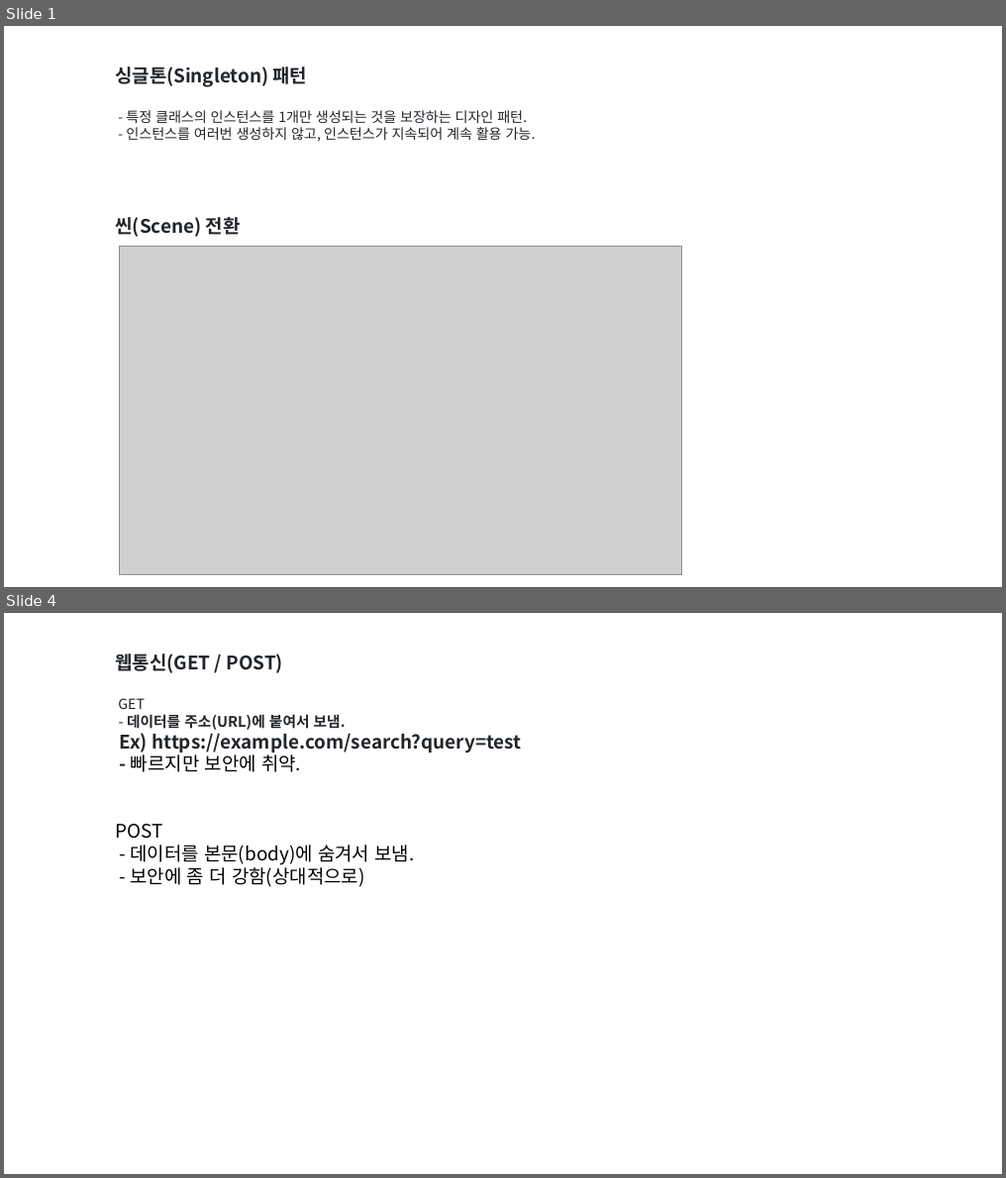
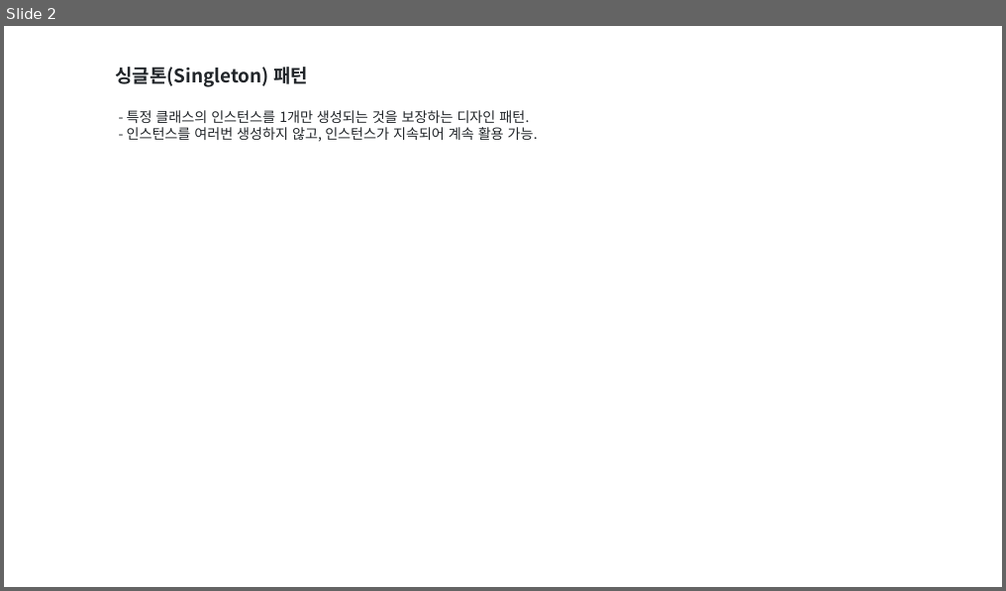
Before and after one commit to SangGyu-Lim/2025_study_lecture, a slide deck: client/lecture/2주차.pptx. Shown one above the other, each under a label of ours: slides 1 and 4 before the commit, slide 2 after it; the slides between them are not shown. The pictures are 1006x1178 and 1006x591 pixels, drawn with LibreOffice and Linux fonts; fonts in the diff are those of the drawing; grey boxes stand for pictures. Boxes give left, top, right and bottom in pixels: in the first picture for what was removed or moved away, otherwise in the second. Text is boxed around its words. In the diff, an @@ line names an element or a change of style, - is before the commit and + after.

```diff
--- a/client/lecture/2주차.pptx
+++ b/client/lecture/2주차.pptx
@@ slide 4 removed at [4, 613, 1002, 1174], background #FFFFFF @@
@@ rectangle removed at [108, 647, 717, 893] @@
-웹통신(GET / POST)
-GET
-- 데이터를 주소(URL)에 붙여서 보냄.
-Ex) https://example.com/search?query=test
-- 빠르지만 보안에 취약.
-POST
-- 데이터를 본문(body)에 숨겨서 보냄.
-- 보안에 좀 더 강함(상대적으로)
@@ what was slide 1 is now slide 2 @@
@@ slide 2 changed as well @@
@@ rectangle "싱글톤(Singleton) 패턴" at [108, 60, 717, 192]: letter spacing -0.1 to 0 pt @@
@@ rectangle removed at [108, 211, 717, 280] @@
-씬(Scene) 전환
@@ picture removed at [119, 246, 681, 574] @@
```
Also in this commit, not shown: 1 slide added, 2 other slides removed.
